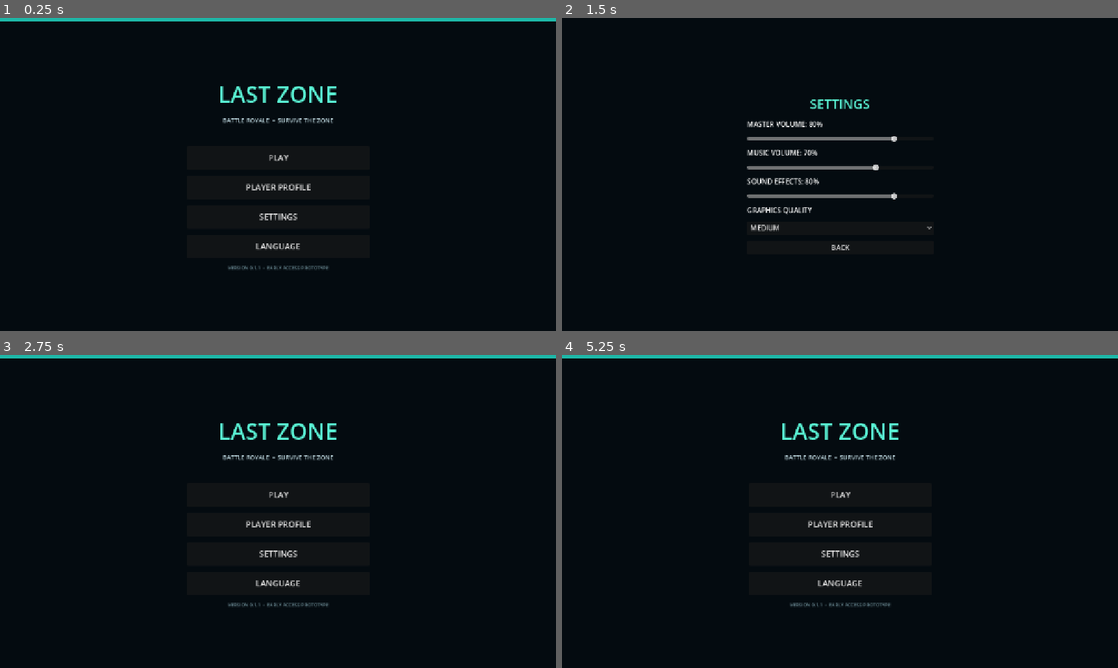
Above: before the commit, frames 1-4 (two rows, left to right).
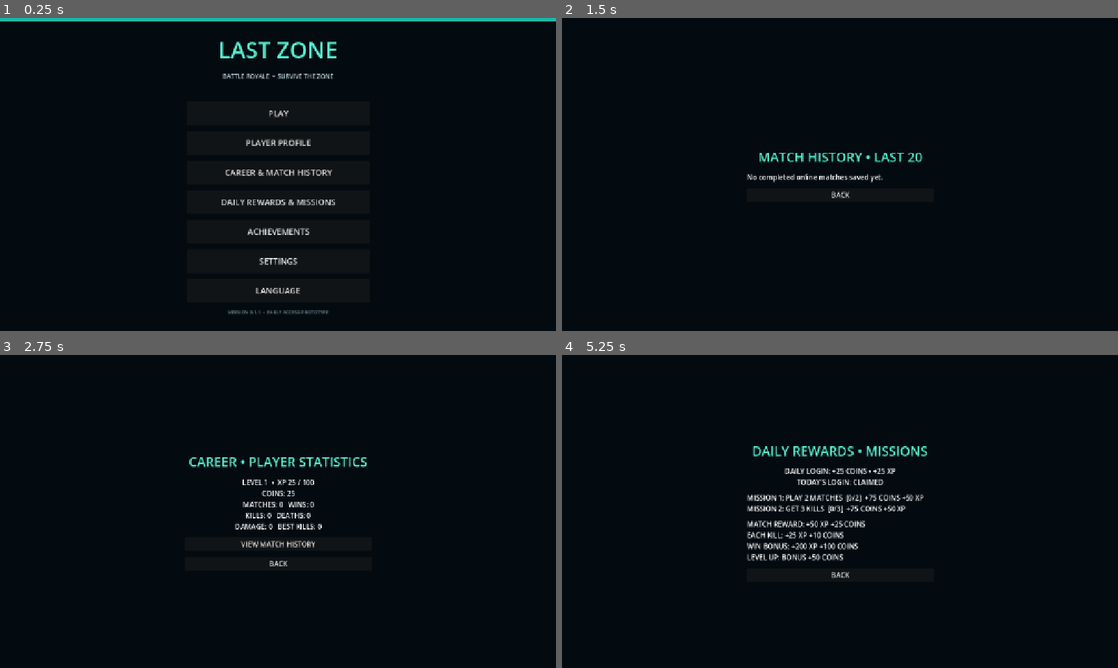
Above: after the commit, the same moments.

Repository: dhanushkaprasad2001-max/dhanushkaprasad2001-max.github.io
Game: Godot game, scene res://Main.tscn
The game is run twice, just before and just after one commit, with the same random seed, the same clock (stepped at 60 frames per second) and the same inputs.
Inputs (mouse positions are in pixels of both pictures, inside the frame that each line leads up to):
- Up to frame 1 (0.25 s): no input
- Up to frame 2 (1.5 s): click (840, 171) at 0.5 s, where only the run after the commit has a clickable "CAREER & MATCH HISTORY"; click (840, 205) at 1.25 s, where only the run after the commit has a clickable "VIEW MATCH HISTORY"
- Up to frame 3 (2.75 s): click "BACK" at 2 s
- Up to frame 4 (5.25 s): click "BACK" at 2.75 s; click "BACK" at 3.5 s; click "BACK" at 4.25 s; click (840, 539) at 5 s, where only the run after the commit has a clickable "DAILY REWARDS & MISSIONS"

The runs differ from the first frame. In frame 1, 3.5% of the frame differs, in the area x 39-61%, y 7-95%; in frame 2, 2.6%; in frame 3, 3.7%; in frame 4, 5.1%, in the area x 0-100%, y 0-81%.

Commit message:
Add career progression, match history, daily rewards, missions and achievements

Diff:
--- a/last-zone/scripts/main.gd
+++ b/last-zone/scripts/main.gd
@@ -37,6 +37,22 @@
 var player_level := 1
 var player_xp := 0
 var player_id := ""
+var career_matches := 0
+var career_wins := 0
+var career_kills := 0
+var career_deaths := 0
+var career_damage := 0
+var career_best_kills := 0
+var career_coins := 0
+var match_history: Array = []
+var unlocked_achievements: Array = []
+var daily_login_date := ""
+var daily_mission_date := ""
+var daily_mission_matches := 0
+var daily_mission_kills := 0
+var daily_match_claimed := false
+var daily_kill_claimed := false
+var career_result_saved := false
 var camera_yaw := 0.0
 var camera_pitch := -0.12
 var look_sensitivity := 0.004
@@ -972,6 +988,9 @@
 @rpc("authority", "call_remote", "reliable")
 func receive_lobby_status(ids: PackedInt32Array, flags: PackedInt32Array, countdown: float, started: bool) -> void:
 	var my_id := multiplayer.get_unique_id()
+	if started and not match_started:
+		career_result_saved = false
+	match_started = started
 	local_player_ready = false
 	var ready_count := 0
 	for i in range(ids.size()):
@@ -1208,6 +1227,10 @@
 
 @rpc("authority", "call_remote", "reliable")
 func receive_match_result(winner_id: int, result_text: String, local_kills: int, local_deaths: int, local_damage: int) -> void:
+	if career_result_saved:
+		return
+	career_result_saved = true
+	_record_career_match(winner_id, result_text, local_kills, local_deaths, local_damage)
 	if match_result_label:
 		var winner_line := "WINNER: PLAYER " + str(winner_id) if winner_id > 0 else "MATCH DRAW"
 		match_result_label.text = winner_line + "\n" + result_text + "\nYOUR STATS  •  KILLS " + str(local_kills) + "  DEATHS " + str(local_deaths) + "  DAMAGE " + str(local_damage)
@@ -1387,6 +1410,21 @@
 		player_id = str(cfg.get_value("profile", "player_id", ""))
 		player_level = int(cfg.get_value("profile", "level", 1))
 		player_xp = int(cfg.get_value("profile", "xp", 0))
+		career_matches = int(cfg.get_value("career", "matches", 0))
+		career_wins = int(cfg.get_value("career", "wins", 0))
+		career_kills = int(cfg.get_value("career", "kills", 0))
+		career_deaths = int(cfg.get_value("career", "deaths", 0))
+		career_damage = int(cfg.get_value("career", "damage", 0))
+		career_best_kills = int(cfg.get_value("career", "best_kills", 0))
+		career_coins = int(cfg.get_value("career", "coins", 0))
+		match_history = cfg.get_value("career", "history", [])
+		unlocked_achievements = cfg.get_value("career", "achievements", [])
+		daily_login_date = str(cfg.get_value("career", "daily_login_date", ""))
+		daily_mission_date = str(cfg.get_value("career", "daily_mission_date", ""))
+		daily_mission_matches = int(cfg.get_value("career", "daily_mission_matches", 0))
+		daily_mission_kills = int(cfg.get_value("career", "daily_mission_kills", 0))
+		daily_match_claimed = bool(cfg.get_value("career", "daily_match_claimed", false))
+		daily_kill_claimed = bool(cfg.get_value("career", "daily_kill_claimed", false))
 		selected_mode = str(cfg.get_value("profile", "mode", "Solo"))
 		match_type = str(cfg.get_value("profile", "match_type", "Battle Royale"))
 		target_players = clampi(int(cfg.get_value("profile", "target_players", 50)), 2, MAX_PLAYERS)
@@ -1403,6 +1441,8 @@
 		player_id = "LZ-" + str(abs(hash(profile_name + str(Time.get_unix_time_from_system())))).pad_zeros(8)
 	_save_local_settings()
 	_apply_audio_settings()
+	_reset_daily_missions_if_needed()
+	_claim_daily_login_reward()
 
 func _save_local_settings() -> void:
 	var cfg := ConfigFile.new()
@@ -1410,6 +1450,21 @@
 	cfg.set_value("profile", "player_id", player_id)
 	cfg.set_value("profile", "level", player_level)
 	cfg.set_value("profile", "xp", player_xp)
+	cfg.set_value("career", "matches", career_matches)
+	cfg.set_value("career", "wins", career_wins)
+	cfg.set_value("career", "kills", career_kills)
+	cfg.set_value("career", "deaths", career_deaths)
+	cfg.set_value("career", "damage", career_damage)
+	cfg.set_value("career", "best_kills", career_best_kills)
+	cfg.set_value("career", "coins", career_coins)
+	cfg.set_value("career", "history", match_history)
+	cfg.set_value("career", "achievements", unlocked_achievements)
+	cfg.set_value("career", "daily_login_date", daily_login_date)
+	cfg.set_value("career", "daily_mission_date", daily_mission_date)
+	cfg.set_value("career", "daily_mission_matches", daily_mission_matches)
+	cfg.set_value("career", "daily_mission_kills", daily_mission_kills)
+	cfg.set_value("career", "daily_match_claimed", daily_match_claimed)
+	cfg.set_value("career", "daily_kill_claimed", daily_kill_claimed)
 	cfg.set_value("profile", "mode", selected_mode)
 	cfg.set_value("profile", "match_type", match_type)
 	cfg.set_value("profile", "target_players", target_players)
@@ -1439,6 +1494,145 @@
 	var sfx_bus := AudioServer.get_bus_index("SFX")
 	if sfx_bus >= 0:
 		AudioServer.set_bus_volume_db(sfx_bus, linear_to_db(maxf(sfx_volume, 0.001)))
+
+
+func _reset_daily_missions_if_needed() -> void:
+	var today := Time.get_date_string_from_system()
+	if daily_mission_date != today:
+		daily_mission_date = today
+		daily_mission_matches = 0
+		daily_mission_kills = 0
+		daily_match_claimed = false
+		daily_kill_claimed = false
+		_save_local_settings()
+
+func _claim_daily_login_reward() -> void:
+	var today := Time.get_date_string_from_system()
+	if daily_login_date == today:
+		return
+	daily_login_date = today
+	career_coins += 25
+	player_xp += 25
+	_process_level_ups()
+	_save_local_settings()
+
+func _process_level_ups() -> void:
+	while player_xp >= player_level * 100:
+		player_xp -= player_level * 100
+		player_level += 1
+		career_coins += 50
+
+func _unlock_achievement(achievement: String) -> void:
+	if unlocked_achievements.has(achievement):
+		return
+	unlocked_achievements.append(achievement)
+	career_coins += 100
+	player_xp += 50
+	_process_level_ups()
+
+func _record_career_match(winner_id: int, result_text: String, kills: int, deaths: int, damage: int) -> void:
+	var won := winner_id > 0 and winner_id == multiplayer.get_unique_id()
+	var reward_xp := 50 + maxi(0, kills) * 25 + (200 if won else 0)
+	var reward_coins := 25 + maxi(0, kills) * 10 + (100 if won else 0)
+	career_matches += 1
+	career_wins += 1 if won else 0
+	career_kills += maxi(0, kills)
+	career_deaths += maxi(0, deaths)
+	career_damage += maxi(0, damage)
+	career_best_kills = maxi(career_best_kills, kills)
+	player_xp += reward_xp
+	career_coins += reward_coins
+	_process_level_ups()
+	daily_mission_matches += 1
+	daily_mission_kills += maxi(0, kills)
+	if daily_mission_matches >= 2 and not daily_match_claimed:
+		daily_match_claimed = true
+		career_coins += 75
+		player_xp += 50
+	if daily_mission_kills >= 3 and not daily_kill_claimed:
+		daily_kill_claimed = true
+		career_coins += 75
+		player_xp += 50
+	if career_matches >= 1: _unlock_achievement("FIRST MATCH")
+	if career_matches >= 10: _unlock_achievement("VETERAN • 10 MATCHES")
+	if career_wins >= 1: _unlock_achievement("FIRST VICTORY")
+	if career_kills >= 10: _unlock_achievement("ELIMINATOR • 10 KILLS")
+	if career_kills >= 50: _unlock_achievement("ELITE • 50 KILLS")
+	if career_damage >= 1000: _unlock_achievement("DAMAGE DEALER • 1000")
+	if career_best_kills >= 5: _unlock_achievement("FIVE KILL GAME")
+	var record := {"date": Time.get_datetime_string_from_system(false, true), "mode": selected_mode, "result": result_text, "won": won, "kills": kills, "deaths": deaths, "damage": damage, "xp": reward_xp, "coins": reward_coins}
+	match_history.push_front(record)
+	while match_history.size() > 20:
+		match_history.pop_back()
+	_save_local_settings()
+	if status_label:
+		status_label.text = "REWARDS: +" + str(reward_xp) + " XP  •  +" + str(reward_coins) + " COINS"
+
+func _show_career_screen() -> void:
+	var panel := _show_simple_screen("CAREER • PLAYER STATISTICS")
+	var stats := Label.new()
+	stats.text = "LEVEL " + str(player_level) + "  •  XP " + str(player_xp) + " / " + str(player_level * 100) + "\nCOINS: " + str(career_coins) + "\nMATCHES: " + str(career_matches) + "   WINS: " + str(career_wins) + "\nKILLS: " + str(career_kills) + "   DEATHS: " + str(career_deaths) + "\nDAMAGE: " + str(career_damage) + "   BEST KILLS: " + str(career_best_kills)
+	stats.horizontal_alignment = HORIZONTAL_ALIGNMENT_CENTER
+	stats.autowrap_mode = TextServer.AUTOWRAP_WORD_SMART
+	panel.add_child(stats)
+	var history_button := Button.new()
+	history_button.text = "VIEW MATCH HISTORY"
+	history_button.pressed.connect(_show_match_history_screen)
+	panel.add_child(history_button)
+	var back := Button.new()
+	back.text = "BACK"
+	back.pressed.connect(_build_menu)
+	panel.add_child(back)
+
+func _show_match_history_screen() -> void:
+	var panel := _show_simple_screen("MATCH HISTORY • LAST 20")
+	if match_history.is_empty():
+		var empty := Label.new()
+		empty.text = "No completed online matches saved yet."
+		panel.add_child(empty)
+	else:
+		for record_variant in match_history:
+			var record: Dictionary = record_variant
+			var line := Label.new()
+			line.text = str(record.get("date", "")) + "  •  " + ("WIN" if bool(record.get("won", false)) else "PLAYED") + "\n" + str(record.get("mode", "")) + "  K " + str(record.get("kills", 0)) + "  D " + str(record.get("deaths", 0)) + "  DMG " + str(record.get("damage", 0)) + "  +" + str(record.get("xp", 0)) + " XP"
+			line.autowrap_mode = TextServer.AUTOWRAP_WORD_SMART
+			panel.add_child(line)
+			panel.add_child(HSeparator.new())
+	var back := Button.new()
+	back.text = "BACK"
+	back.pressed.connect(_show_career_screen)
+	panel.add_child(back)
+
+func _show_rewards_screen() -> void:
+	_reset_daily_missions_if_needed()
+	var panel := _show_simple_screen("DAILY REWARDS • MISSIONS")
+	var login := Label.new()
+	login.text = "DAILY LOGIN: +25 COINS • +25 XP\nTODAY'S LOGIN: " + ("CLAIMED" if daily_login_date == Time.get_date_string_from_system() else "AVAILABLE")
+	login.horizontal_alignment = HORIZONTAL_ALIGNMENT_CENTER
+	panel.add_child(login)
+	var missions := Label.new()
+	missions.text = "MISSION 1: PLAY 2 MATCHES  [" + str(mini(daily_mission_matches, 2)) + "/2]  " + ("CLAIMED" if daily_match_claimed else "+75 COINS +50 XP") + "\nMISSION 2: GET 3 KILLS  [" + str(mini(daily_mission_kills, 3)) + "/3]  " + ("CLAIMED" if daily_kill_claimed else "+75 COINS +50 XP")
+	missions.autowrap_mode = TextServer.AUTOWRAP_WORD_SMART
+	panel.add_child(missions)
+	var reward_info := Label.new()
+	reward_info.text = "MATCH REWARD: +50 XP +25 COINS\nEACH KILL: +25 XP +10 COINS\nWIN BONUS: +200 XP +100 COINS\nLEVEL UP: BONUS +50 COINS"
+	panel.add_child(reward_info)
+	var back := Button.new()
+	back.text = "BACK"
+	back.pressed.connect(_build_menu)
+	panel.add_child(back)
+
+func _show_achievements_screen() -> void:
+	var panel := _show_simple_screen("ACHIEVEMENTS")
+	var achievements := ["FIRST MATCH", "VETERAN • 10 MATCHES", "FIRST VICTORY", "ELIMINATOR • 10 KILLS", "ELITE • 50 KILLS", "DAMAGE DEALER • 1000", "FIVE KILL GAME"]
+	for achievement in achievements:
+		var item := Label.new()
+		item.text = ("UNLOCKED  ✓  " if unlocked_achievements.has(achievement) else "LOCKED  •  ") + achievement
+		panel.add_child(item)
+	var back := Button.new()
+	back.text = "BACK"
+	back.pressed.connect(_build_menu)
+	panel.add_child(back)
 
 func _build_menu() -> void:
 	menu_root = Control.new()
@@ -1478,6 +1672,9 @@
 	column.add_child(spacer)
 	_add_menu_button(column, _tr("PLAY"), _on_play_pressed)
 	_add_menu_button(column, _tr("PLAYER PROFILE"), _show_profile_screen)
+	_add_menu_button(column, "CAREER & MATCH HISTORY", _show_career_screen)
+	_add_menu_button(column, "DAILY REWARDS & MISSIONS", _show_rewards_screen)
+	_add_menu_button(column, "ACHIEVEMENTS", _show_achievements_screen)
 	_add_menu_button(column, _tr("SETTINGS"), _show_settings_screen)
 	_add_menu_button(column, _tr("LANGUAGE"), _show_language_screen)
 	var footer := Label.new()
